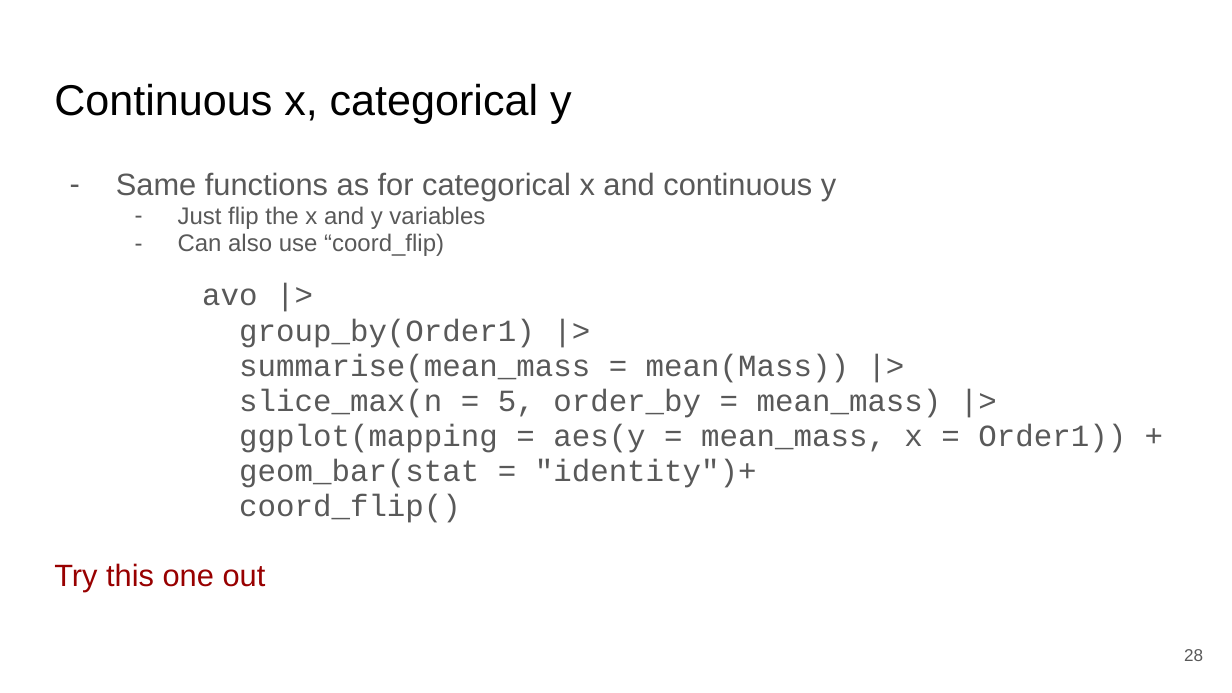
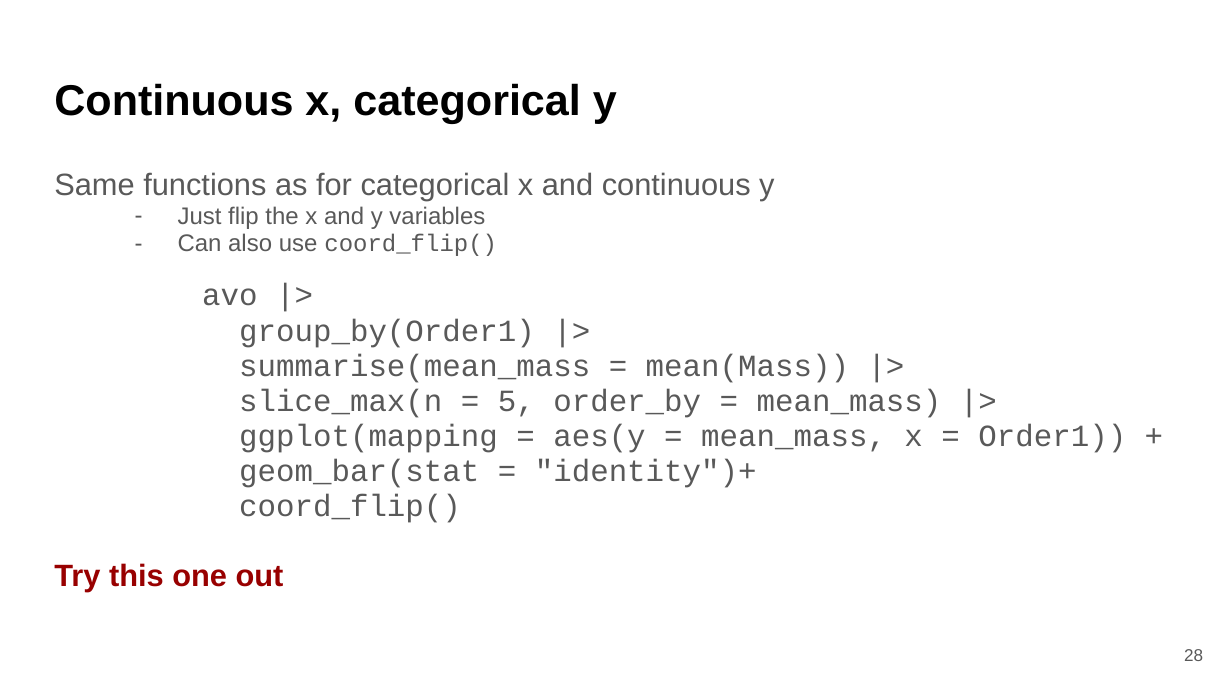
Before and after one commit to bmaitner/biometry_course, a slide deck: slide 28 of lectures/Lecture_08_ggplot.pptx. Drawn at 1232x693 pixels with LibreOffice and Linux fonts; fonts in the diff are those of the drawing. Boxes give left, top, right and bottom in pixels: in the first picture for what was removed or moved away, otherwise in the second. Text is boxed around its words. In the diff, an @@ line names an element or a change of style, - is before the commit and + after.

```diff
--- a/lectures/Lecture_08_ggplot.pptx
+++ b/lectures/Lecture_08_ggplot.pptx
@@ title "Continuous x, categorical y" at box(54, 83, 617, 123): bold on @@
@@ text at box(54, 172, 774, 592): bold on in "Try this one out"; bullet - to none @@
@@ text at box(178, 233, 497, 256): text changed; font Arial to Courier New @@
-  – Can also use “coord_flip)
+  – Can also use coord_flip()
```
Also in this commit, not shown: 37 other slides changed, 3 slides added, 1 slide removed, 4 other files.
